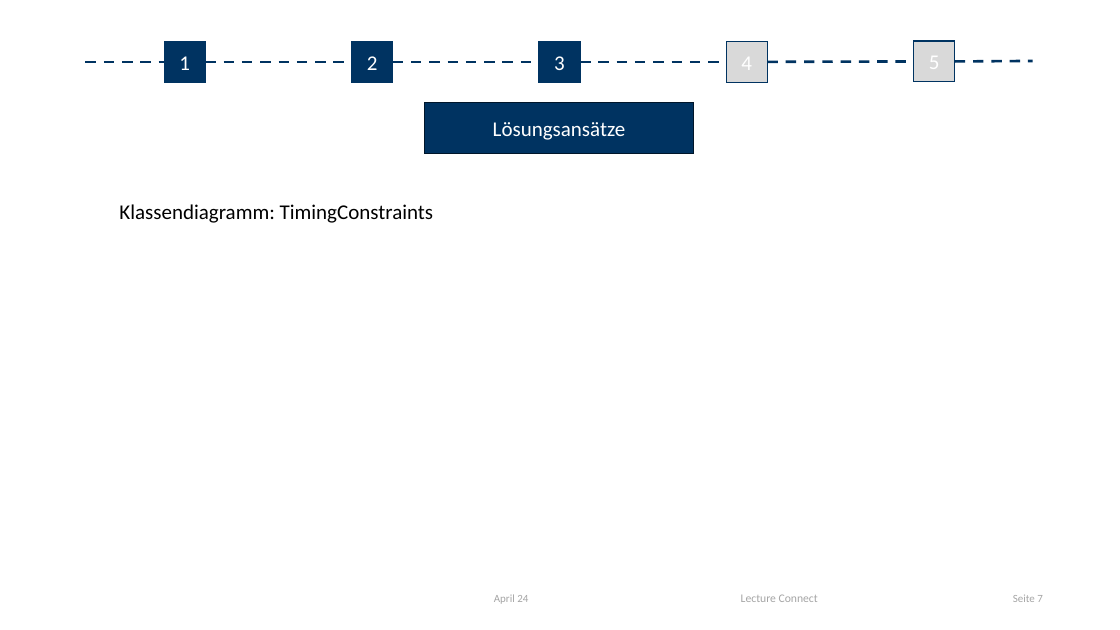
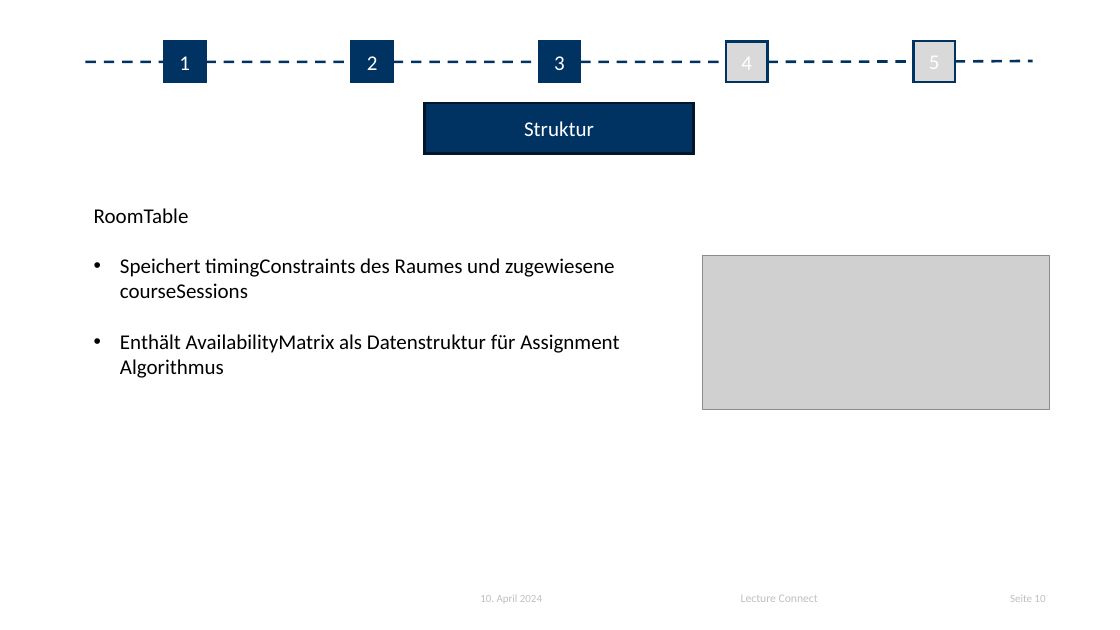
Before and after one commit to Darkuna/Lecture-Connect, a slide deck: slide 10 of Doku/Initiale Präsentation/pp-uniinnsbruck-vorlage-de-en-2023.pptx (slide 7 before the commit). Drawn at 1120x630 pixels with LibreOffice and Linux fonts; fonts in the diff are those of the drawing; grey boxes stand for pictures; background and template pictures are left out. Boxes give left, top, right and bottom in pixels: in the first picture for what was removed or moved away, otherwise in the second. Text is boxed around its words. In the diff, an @@ line names an element or a change of style, - is before the commit and + after.

```diff
--- a/Doku/Initiale Präsentation/pp-uniinnsbruck-vorlage-de-en-2023.pptx
+++ b/Doku/Initiale Präsentation/pp-uniinnsbruck-vorlage-de-en-2023.pptx
@@ rectangle "Struktur" at <box>424,103,693,154</box>: outline #00162B 1 pt to #00162A 2 pt @@
@@ text in rectangle at <box>524,121,594,136</box>: text changed @@
-Lösungsansätze
+Struktur
@@ text added at <box>94,208,619,378</box>, 18 pt, text #000000 @@
+RoomTable
+• Speichert timingConstraints des Raumes und zugewiesene courseSessions
+• Enthält AvailabilityMatrix als Datenstruktur für Assignment Algorithmus
@@ text removed at <box>119,204,434,223</box> @@
-Klassendiagramm: TimingConstraints
@@ picture added at <box>702,255,1050,409</box> @@
@@ text at <box>480,595,542,602</box>: text changed; size 9.3 to 9.4 pt; text colour #A5A5A5 to #C0C0C0 @@
-April 24
+10. April 2024
@@ text "Lecture Connect" at <box>741,595,818,602</box>: text colour #A5A5A5 to #C0C0C0 @@
@@ page number at <box>1010,595,1045,602</box>: text changed; size 9.3 to 9.4 pt; text colour #A5A5A5 to #C0C0C0 @@
-Seite 7
+Seite 10
```
Also in this commit, not shown: 11 other slides changed, 1 slide added, 1 other file.
